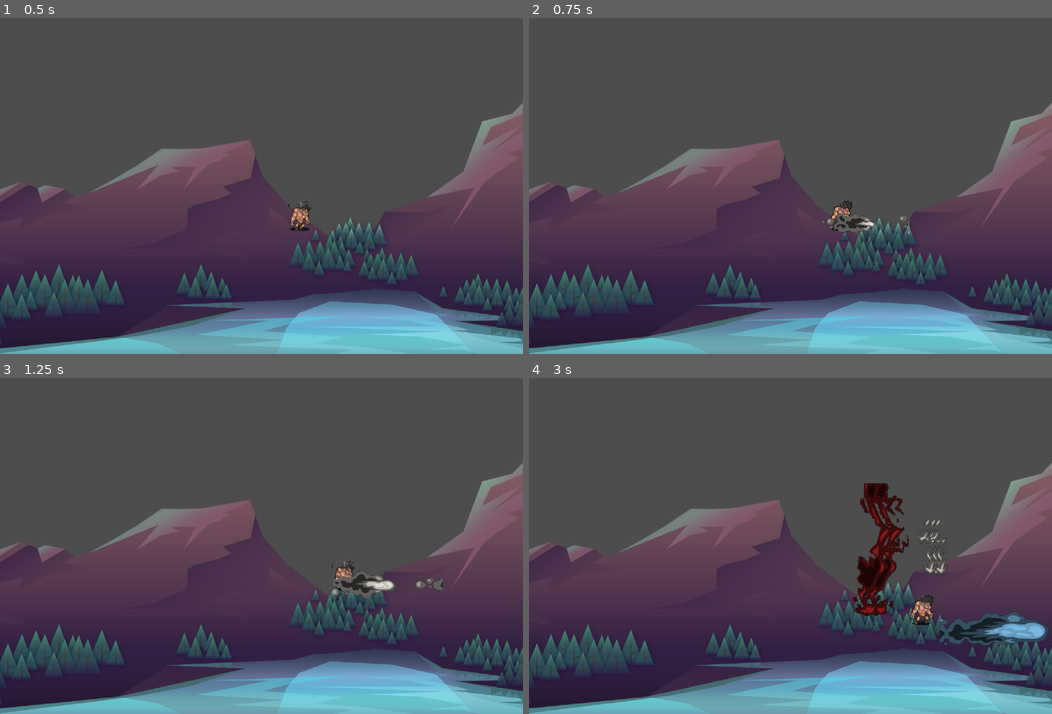
Above: before the commit, frames 1-4 (two rows, left to right).
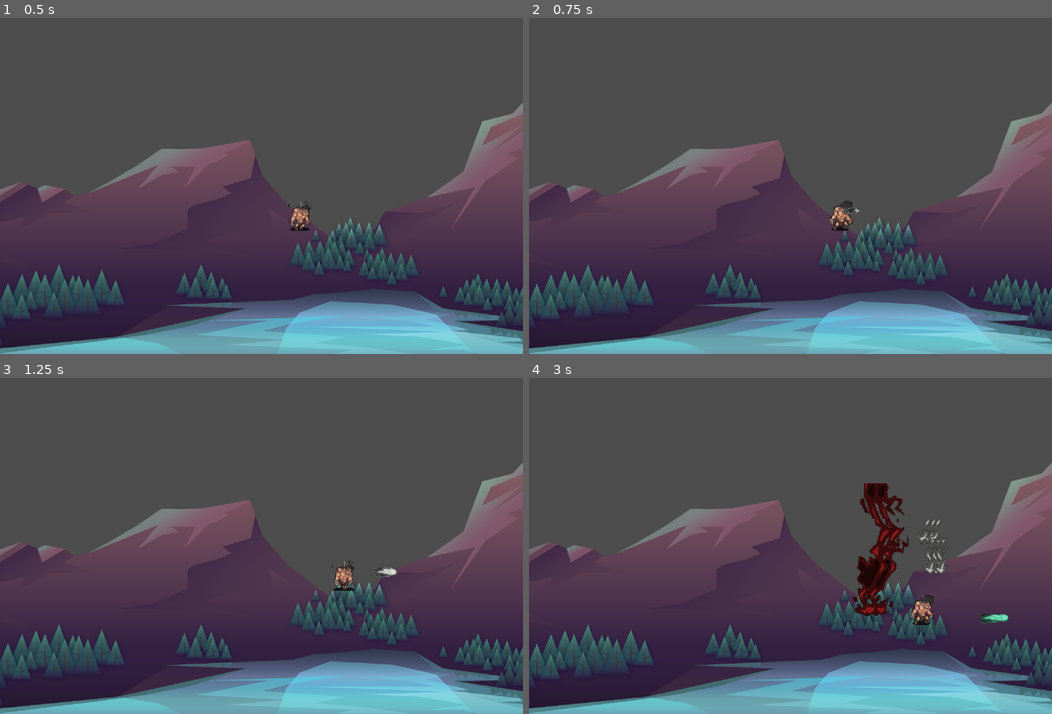
Above: after the commit, the same moments.

Repository: pungiish/GOTY
Game: Godot game, scene res://scenes/game/game.tscn
Two runs of this game, one before a commit and one after it. Both use one fixed random seed, a clock stepped at 60 frames per second and the inputs below.
Inputs (mouse positions are in pixels of both pictures, inside the frame that each line leads up to):
- Up to frame 1 (0.5 s): no input
- Up to frame 2 (0.75 s): move the mouse to (905, 169) at 0.52 s; hold Right (ui_right) from 0.53 s (still down); tap 1 (cast_1) at 0.6 s
- Up to frame 3 (1.25 s): keep holding Right (ui_right); tap 2 (cast_2) at 0.8 s
- Up to frame 4 (3 s): move the mouse to (685, 562) at 1.27 s; release Right (ui_right) at 1.28 s; hold Down (ui_down) 1.28-2.03 s; tap 2 (cast_2) at 1.35, 2.3, 2.85 s; tap 1 (cast_1) at 1.55, 2.1 s; move the mouse to (842, 472) at 2.02 s; hold Right (ui_right) 2.03-2.78 s; move the mouse to (764, 613) at 2.77 s; hold Up (ui_up) from 2.78 s (still down)

Frame 1 is identical in both runs. In frame 2, 0.3% of the frame differs, in the area x 56-73%, y 56-65%; in frame 3, 0.7%; in frame 4, 1.4%, in the area x 78-100%, y 69-80%.

Commit message:
spell sprites WIP

Diff:
--- /dev/null
+++ b/data/spellParticles/Projectile/trail.tres
@@ -0,0 +1,12 @@
+[gd_resource type="ParticleProcessMaterial" format=3 uid="uid://d3wxu8rcox7kr"]
+
+[resource]
+lifetime_randomness = 1.0
+particle_flag_disable_z = true
+spread = 11.325
+initial_velocity_min = 441.93
+initial_velocity_max = 493.54
+attractor_interaction_enabled = false
+scale_min = 0.1
+turbulence_influence_min = 0.106
+turbulence_influence_max = 0.94
--- a/data/spellSprites/Projectile/Fire/fire.tres
+++ b/data/spellSprites/Projectile/Fire/fire.tres
@@ -1,40 +1,36 @@
-[gd_resource type="SpriteFrames" load_steps=6 format=3 uid="uid://c2ryelffsyonv"]
+[gd_resource type="SpriteFrames" load_steps=8 format=3 uid="uid://c2ryelffsyonv"]
 
-[ext_resource type="Texture2D" uid="uid://vprpwm1rq2dp" path="res://assets/7938053-Sheet.png" id="1_kal4i"]
+[ext_resource type="Texture2D" uid="uid://lndyk5vuea14" path="res://assets/PROJECTILEHEADaseprite.png" id="1_kal4i"]
 
 [sub_resource type="AtlasTexture" id="AtlasTexture_1yvwr"]
 atlas = ExtResource("1_kal4i")
-region = Rect2(62, 0, 706, 666)
+region = Rect2(0, 0, 367, 167)
 
 [sub_resource type="AtlasTexture" id="AtlasTexture_6w3a0"]
 atlas = ExtResource("1_kal4i")
-region = Rect2(768, 0, 706, 666)
+region = Rect2(0, 0, 429, 167)
 
 [sub_resource type="AtlasTexture" id="AtlasTexture_pmpsd"]
 atlas = ExtResource("1_kal4i")
-region = Rect2(1474, 0, 706, 666)
+region = Rect2(429, 0, 429, 167)
 
 [sub_resource type="AtlasTexture" id="AtlasTexture_51qq4"]
 atlas = ExtResource("1_kal4i")
-region = Rect2(2180, 0, 706, 666)
+region = Rect2(1287, 0, 429, 167)
+
+[sub_resource type="AtlasTexture" id="AtlasTexture_cdqy3"]
+atlas = ExtResource("1_kal4i")
+region = Rect2(2145, 0, 429, 167)
+
+[sub_resource type="AtlasTexture" id="AtlasTexture_jybu4"]
+atlas = ExtResource("1_kal4i")
+region = Rect2(2145, 167, 429, 167)
 
 [resource]
 animations = [{
 "frames": [{
 "duration": 1.0,
 "texture": SubResource("AtlasTexture_1yvwr")
-}, {
-"duration": 1.0,
-"texture": SubResource("AtlasTexture_1yvwr")
-}, {
-"duration": 1.0,
-"texture": SubResource("AtlasTexture_6w3a0")
-}, {
-"duration": 1.0,
-"texture": SubResource("AtlasTexture_6w3a0")
-}, {
-"duration": 1.0,
-"texture": SubResource("AtlasTexture_pmpsd")
 }, {
 "duration": 1.0,
 "texture": SubResource("AtlasTexture_6w3a0")
@@ -44,8 +40,32 @@
 }, {
 "duration": 1.0,
 "texture": SubResource("AtlasTexture_51qq4")
+}, {
+"duration": 1.0,
+"texture": SubResource("AtlasTexture_cdqy3")
+}, {
+"duration": 1.0,
+"texture": SubResource("AtlasTexture_51qq4")
+}, {
+"duration": 1.0,
+"texture": SubResource("AtlasTexture_jybu4")
+}, {
+"duration": 1.0,
+"texture": SubResource("AtlasTexture_51qq4")
+}, {
+"duration": 1.0,
+"texture": SubResource("AtlasTexture_jybu4")
+}, {
+"duration": 1.0,
+"texture": SubResource("AtlasTexture_51qq4")
+}, {
+"duration": 1.0,
+"texture": SubResource("AtlasTexture_jybu4")
+}, {
+"duration": 1.0,
+"texture": SubResource("AtlasTexture_51qq4")
 }],
-"loop": true,
+"loop": false,
 "name": &"attack",
-"speed": 8.0
+"speed": 5.0
 }]
--- a/scenes/character/character.tres.gd
+++ b/scenes/character/character.tres.gd
@@ -170,7 +170,6 @@
 	if mana_cost:
 		get_tree().create_timer(spell_cooldown).connect("timeout", Callable(self, "_on_CastCooldown_timeout"))
 		mana -= mana_cost
-	print(mana)
 
 
 	# 3) play cast animation
--- /dev/null
+++ b/scenes/spell/ice/trail.tscn
@@ -0,0 +1,25 @@
+[gd_scene load_steps=5 format=3 uid="uid://b5oj8vlsb7fqu"]
+
+[ext_resource type="Shader" uid="uid://3cpo1vf73fpa" path="res://scenes/shaders/particle_tint.gdshader" id="1_oal76"]
+[ext_resource type="Texture2D" uid="uid://b4stwybr2l5yu" path="res://assets/trail.png" id="2_e4o1l"]
+[ext_resource type="Material" uid="uid://d3wxu8rcox7kr" path="res://data/spellParticles/Projectile/trail.tres" id="2_rqaix"]
+
+[sub_resource type="ShaderMaterial" id="ShaderMaterial_ufkdc"]
+shader = ExtResource("1_oal76")
+shader_parameter/texture = ExtResource("2_e4o1l")
+shader_parameter/tint_color = Color(1, 1, 1, 1)
+
+[node name="SpellParticles" type="GPUParticles2D"]
+material = SubResource("ShaderMaterial_ufkdc")
+scale = Vector2(0.5, 0.491745)
+amount = 5
+texture = ExtResource("2_e4o1l")
+lifetime = 0.74
+preprocess = 1.96
+speed_scale = 64.0
+explosiveness = 0.79
+collision_base_size = 0.0
+local_coords = true
+trail_lifetime = 2.18
+trail_sections = 121
+process_material = ExtResource("2_rqaix")
--- a/scenes/spell/spellManager.gd
+++ b/scenes/spell/spellManager.gd
@@ -7,6 +7,19 @@
 const PARTICLE_CIRCLE = preload("res://assets/particle_circle.png")
 const AOEFIRE = preload("res://data/spellSprites/AOE/Fire/fire.tres")
 const PROJECTILEFIRE = preload("res://data/spellSprites/Projectile/Fire/fire.tres")
+const TRAIL = preload("res://scenes/spell/ice/trail.tscn")
+
+const ELEMENT_DATA := {
+	SpellResource.Element.FIRE: {
+		"color": Color(0.698, 0.133, 0.133), # FIREBRICK
+	},
+	SpellResource.Element.WATER: {
+		"color": Color.AQUAMARINE
+	},
+	SpellResource.Element.AIR: {
+		"color": Color(0.973, 0.973, 0.961), # FLORAL_WHITE
+	},
+}
 func _ready():
 	_load_all_spells()
 
@@ -174,53 +187,41 @@
 			copy.apply_to(spell)
 
 
-	# 3) VFX—particles, tint, rotation
-	if data.particle_scene:
-		var vfx = data.particle_scene.instantiate() as Node2D
-		var parts = vfx.get_node("SpellParticles") as GPUParticles2D
-		parts.rotation_degrees = rad_to_deg(dir.angle())
-		if parts.material:
-			var mat = (parts.material as ShaderMaterial).duplicate()
-			parts.material = mat
-			mat.set_shader_parameter("tint_color", data.tint_color)
-		parts.emitting = true
-		spell.get_node("VFX").add_child(vfx)
-		vfx.position = Vector2.ZERO
+	## 3) VFX—particles, tint, rotation
+		#data.particle_scene = TRAIL
+		#var vfx = data.particle_scene.instantiate() as Node2D
+		#var parts = vfx
+		#print(rad_to_deg(dir.angle()) )
+		#parts.rotation_degrees = 360 + rad_to_deg(dir.angle())
+		#if parts.material:
+			#var mat = (parts.material as ShaderMaterial).duplicate()
+			#parts.material = mat
+			#mat.set_shader_parameter("tint_color", _get_element_color(data.element))
+		#parts.emitting = true
+		#spell.get_node("VFX").add_child(vfx)
+		#vfx.position = Vector2.ZERO
 
 func set_spell_rotation(parts: GPUParticles2D, dir: Vector2) -> void:
-	# dir.angle() returns radians; convert to degrees
 	parts.rotation_degrees = rad_to_deg(dir.angle())
+
+func _get_element_color(element: int) -> Color:
+	var data = ELEMENT_DATA.get(element, null)
+	if data:
+		return data["color"]
+	else:
+		return Color.WHITE
 
 func _configure_aoe_logic(spell:BaseSpell, data:SpellResource):
 	var sprite = spell.get_node("AnimatedSprite2D") as AnimatedSprite2D;
 	sprite.sprite_frames = AOEFIRE
-	match data.element:
-		SpellResource.Element.FIRE:
-			sprite.modulate = Color.FIREBRICK
-		SpellResource.Element.WATER:
-			sprite.modulate = Color.LIGHT_SKY_BLUE
-			#_apply_water_logic(spell, data)
-		SpellResource.Element.AIR:
-			sprite.modulate = Color.FLORAL_WHITE
-			pass
-			#_apply_air_logic(spell, data)
-
+	sprite.modulate = _get_element_color(data.element)
 	sprite.play("attack")
 	pass
 func _configure_projectile_logic(spell:BaseSpell, data:SpellResource, dir: Vector2):
 	var sprite = spell.get_node("AnimatedSprite2D") as AnimatedSprite2D;
+	sprite.scale = Vector2(0.2, 0.2);
 	sprite.sprite_frames = PROJECTILEFIRE
-	match data.element:
-		SpellResource.Element.FIRE:
-			sprite.modulate = Color.FIREBRICK
-		SpellResource.Element.WATER:
-			sprite.modulate = Color.LIGHT_SKY_BLUE
-			pass
-			#_apply_water_logic(spell, data)
-		SpellResource.Element.AIR:
-			sprite.modulate = Color.FLORAL_WHITE
-			pass
-			#_apply_air_logic(spell, data)
+	sprite.modulate = _get_element_color(data.element)
 	sprite.play("attack")
 	sprite.rotation_degrees = rad_to_deg(dir.angle())
 	pass
Binary file changed: assets/7938053-Sheet.aseprite
Binary file added: assets/PROJECTILEHEADaseprite.png
Not shown, added: assets/PROJECTILEHEADaseprite.png.import
Binary file added: assets/projectileHEAD.png
Not shown, added: assets/projectileHEAD.png.import
Binary file added: assets/trail.png
Not shown, added: assets/trail.png.import
Binary file added: data/spellSprites/Projectile/Fire/PROJECTILEHEADaseprite.png
Not shown, added: data/spellSprites/Projectile/Fire/PROJECTILEHEADaseprite.png.import
